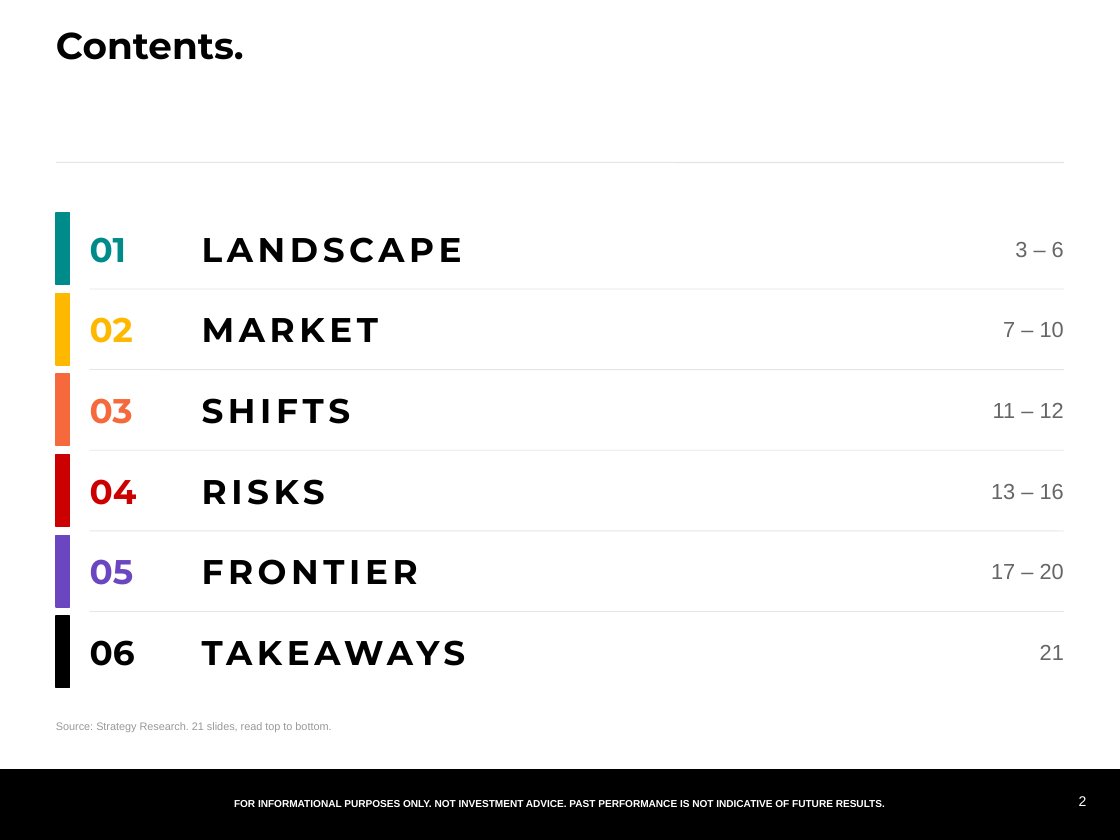
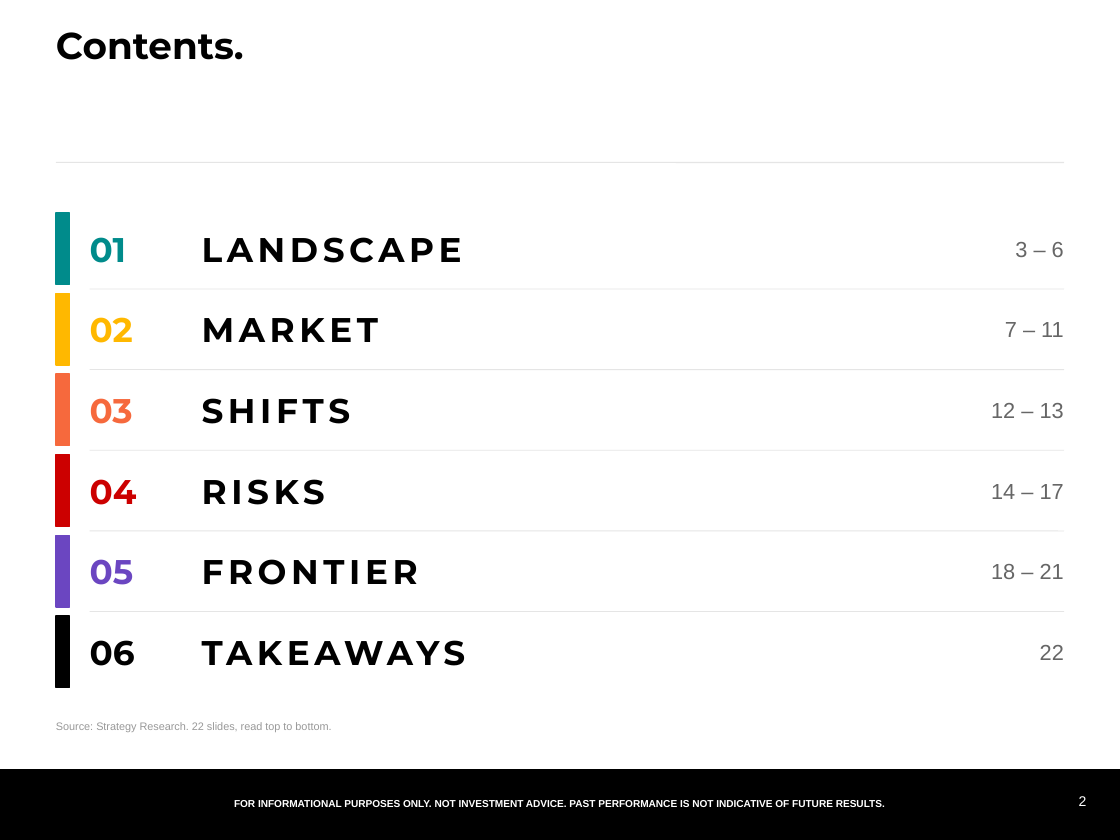
Before and after one commit to samuelcmcclellan-cell/ai-markets-deck, a slide deck: slide 2 of ai-markets-deck.pptx. Drawn at 1120x840 pixels with LibreOffice and Linux fonts; fonts in the diff are those of the drawing. Boxes give left, top, right and bottom in pixels: in the first picture for what was removed or moved away, otherwise in the second. Text is boxed around its words. In the diff, an @@ line names an element or a change of style, - is before the commit and + after.

```diff
--- a/ai-markets-deck.pptx
+++ b/ai-markets-deck.pptx
@@ text at (1005, 322, 1064, 337): text changed @@
-7 – 10
+7 – 11
@@ text at (991, 403, 1064, 418): text changed @@
-11 – 12
+12 – 13
@@ text at (991, 484, 1064, 499): text changed @@
-13 – 16
+14 – 17
@@ text at (991, 564, 1064, 579): text changed @@
-17 – 20
+18 – 21
@@ text at (1040, 645, 1064, 660): text changed @@
-21
+22
@@ text at (56, 722, 331, 732): text changed @@
-Source: Strategy Research. 21 slides, read top to bottom.
+Source: Strategy Research. 22 slides, read top to bottom.
```
Also in this commit, not shown: 15 other slides changed, 3 slides added, 2 other files.
